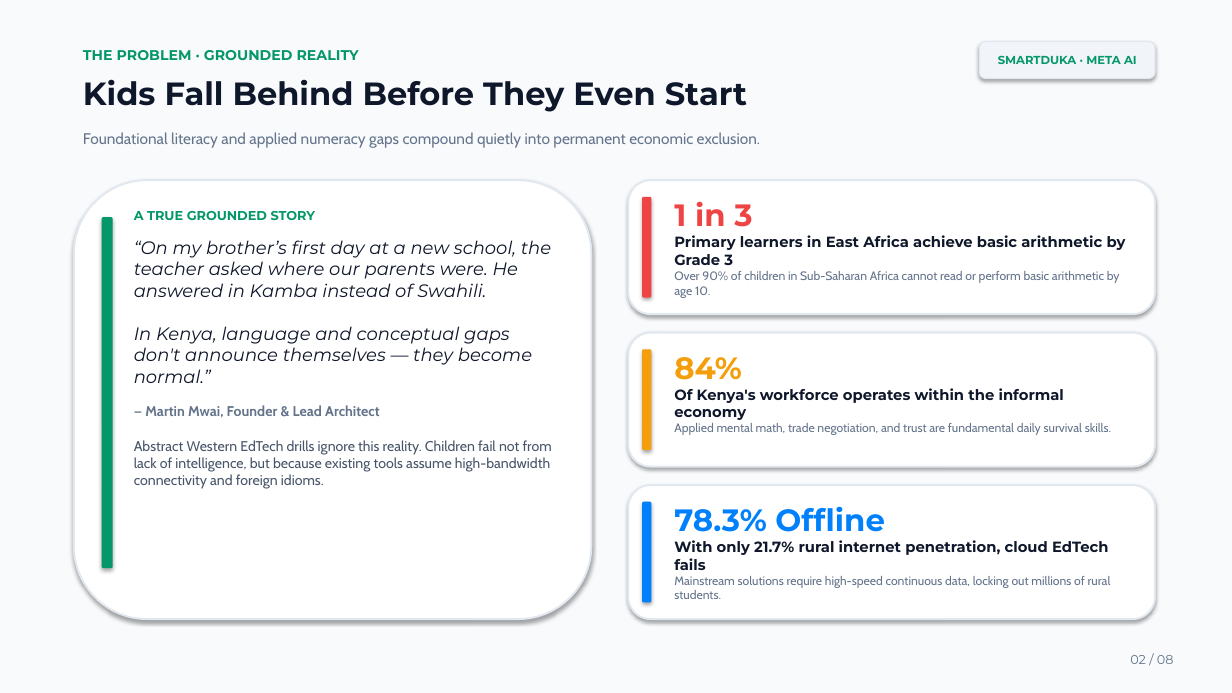
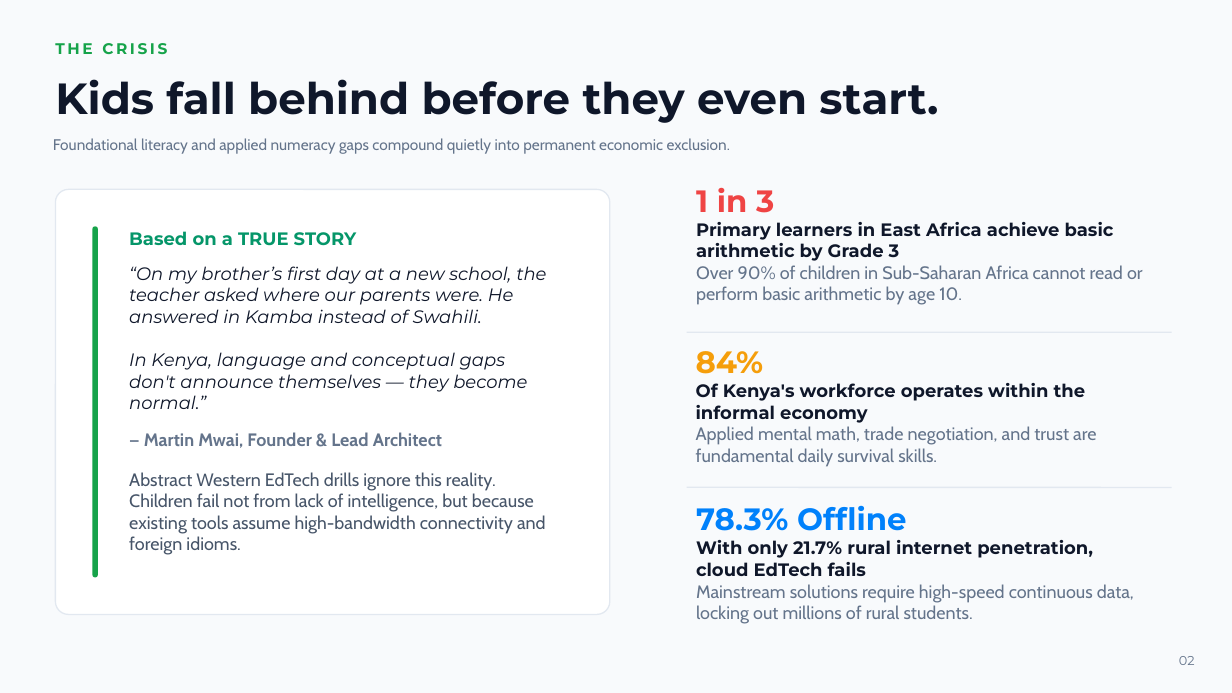
Before and after one commit to lemonhead-ai/SmartDuka, a slide deck: slide 2 of assets/pitch-deck/SmartDuka_Pitchdeck.pptx. Drawn at 1232x693 pixels with LibreOffice and Linux fonts; fonts in the diff are those of the drawing. Boxes give left, top, right and bottom in pixels: in the first picture for what was removed or moved away, otherwise in the second. Text is boxed around its words. In the diff, an @@ line names an element or a change of style, - is before the commit and + after.

```diff
--- a/assets/pitch-deck/SmartDuka_Pitchdeck.pptx
+++ b/assets/pitch-deck/SmartDuka_Pitchdeck.pptx
@@ background #FFFFFF to #F8FAFC @@
@@ rectangle removed at box(0, 0, 1232, 693) @@
@@ vertical alignment top to middle in 3 elements at box(55, 79, 938, 123), box(1179, 656, 1195, 665), box(55, 43, 167, 54) @@
@@ text at box(55, 43, 167, 54): text changed; size 11 to 12 pt; text colour #059669 to #16A34A @@
-THE PROBLEM · GROUNDED REALITY
+THE CRISIS
@@ rounded rectangle removed at box(980, 42, 1155, 79) @@
-SMARTDUKA · META AI
@@ text at box(55, 79, 938, 123): text changed; size 25 to 34 pt @@
-Kids Fall Behind Before They Even Start
+Kids fall behind before they even start.
@@ text "Foundational literacy and applied numeracy ...": place and size @@
-text "Foundational literacy and applied numeracy ..." at box(83, 132, 760, 148)
+text "Foundational literacy and applied numeracy ..." at box(53, 138, 730, 154)
@@ text "1 in 3": place and size @@
-text "1 in 3" at box(674, 202, 1126, 298)
+text "1 in 3" at box(696, 188, 1143, 305)
@@ rounded rectangle: place and size @@
-rounded rectangle at box(74, 180, 592, 619)
+rounded rectangle at box(55, 189, 610, 615)
@@ rounded rectangle at box(55, 189, 610, 615): outline #E2E8F0 1.5 pt to #E2E8F0 1 pt; shadow off; proportions changed @@
@@ rounded rectangle removed at box(628, 180, 1155, 314) @@
@@ rounded rectangle removed at box(642, 197, 652, 298) @@
@@ rounded rectangle: place and size @@
-rounded rectangle at box(102, 217, 113, 568)
+rounded rectangle at box(92, 226, 98, 578)
@@ rounded rectangle at box(92, 226, 98, 578): fill #059669 to #16A34A; shadow off; proportions changed @@
@@ text "Based on a TRUE STORY": place and size @@
-text "Based on a TRUE STORY" at box(134, 211, 552, 489)
+text "Based on a TRUE STORY" at box(129, 231, 546, 555)
@@ text at box(129, 231, 357, 246): text changed; size 10 to 14 pt @@
-A TRUE GROUNDED STORY
+Based on a TRUE STORY
@@ text at box(696, 222, 1143, 305): size 11.5 to 14 pt in "Primary learners in East Africa achieve basic ..."; size 9.5 to 14 pt in "Over 90% of children in Sub-Saharan Africa ..." @@
@@ rounded rectangle removed at box(628, 333, 1155, 467) @@
@@ rounded rectangle removed at box(642, 349, 652, 450) @@
@@ text "84%": place and size @@
-text "84%" at box(674, 357, 1111, 435)
+text "84%" at box(696, 351, 1096, 467)
@@ line added from (687, 333) to (1172, 333), #E2E8F0 1 pt @@
@@ text at box(696, 383, 1096, 467): size 11.5 to 14 pt in "Of Kenya's workforce operates within the informal ..."; size 9.5 to 14 pt in "Applied mental math, trade negotiation, and trust ..." @@
@@ text at box(129, 432, 546, 555): size 11 to 14 pt in "— Martin Mwai, Founder & Lead Architect", "Abstract Western EdTech drills ignore this reality. ..." @@
@@ rounded rectangle removed at box(628, 485, 1155, 619) @@
@@ rounded rectangle removed at box(642, 502, 652, 603) @@
@@ text "78.3% Offline": place and size @@
-text "78.3% Offline" at box(674, 506, 1111, 599)
+text "78.3% Offline" at box(696, 505, 1134, 624)
@@ line added from (687, 487) to (1172, 487), #E2E8F0 1 pt @@
@@ text at box(696, 540, 1134, 624): size 11.5 to 14 pt in "With only 21.7% rural internet penetration, cloud ..."; size 9.5 to 14 pt in "Mainstream solutions require high-speed continuous data, loc ..." @@
@@ text at box(1179, 656, 1195, 665): text changed @@
-02 / 08
+02
```
Also in this commit, not shown: 7 other slides changed, 1 slide added, 2 other files.
